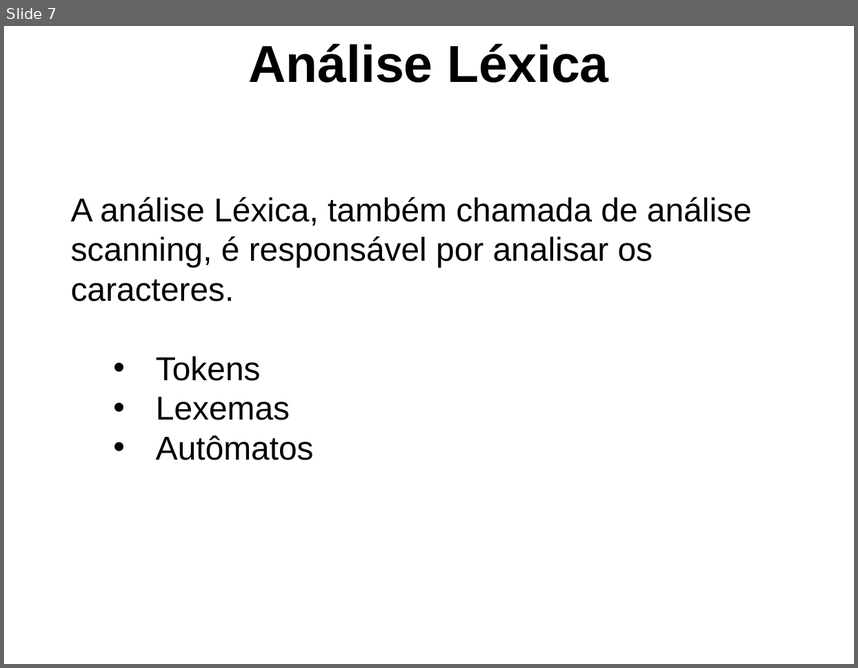
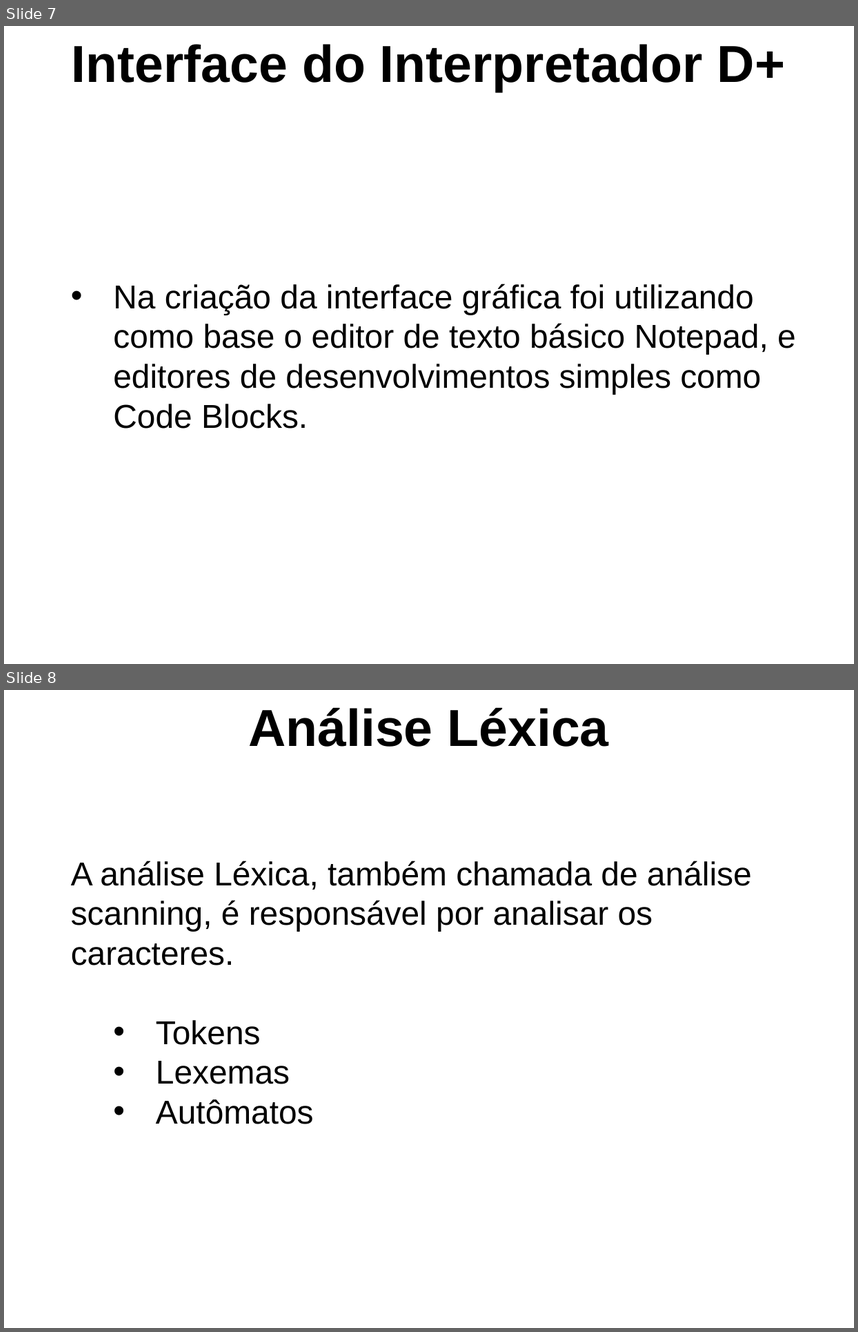
Before and after one commit to GabrielPRDF/TCC_Interpretador, a slide deck: Documentos/ApresentacaoTCC.ppt. Shown one above the other, each under a label of ours: slide 7 before the commit, slides 7 and 8 after it. The pictures are 858x668 and 858x1332 pixels, drawn with LibreOffice and Linux fonts; fonts in the diff are those of the drawing; background and template pictures are left out. Boxes give left, top, right and bottom in pixels: in the first picture for what was removed or moved away, otherwise in the second. Text is boxed around its words. In the diff, an @@ line names an element or a change of style, - is before the commit and + after.

```diff
--- a/Documentos/ApresentacaoTCC.ppt
+++ b/Documentos/ApresentacaoTCC.ppt
@@ slide 7 added at box(4, 26, 854, 664), background picture (left out) @@
@@ text added at box(72, 44, 785, 92), 44 pt, text #000000, bold @@
+Interface do Interpretador D+
@@ text added at box(113, 283, 796, 428), 28 pt, text #000000 @@
+• Na criação da interface gráﬁca foi utilizando como base o editor de texto básico Notepad, e editores de desenvolvimentos simples como Code Blocks.
@@ what was slide 7 is now slide 8 @@
```
Also in this commit, not shown: 8 slides changed, 1 other slide added, 10 other files.
